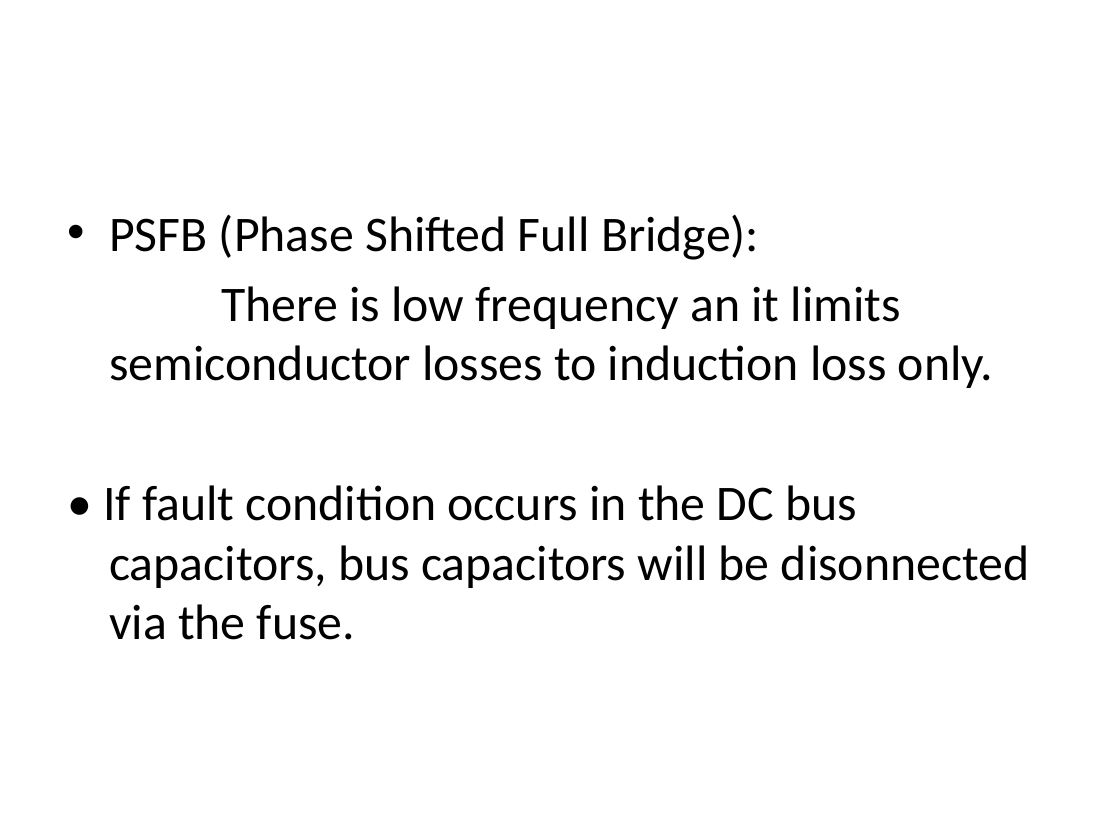
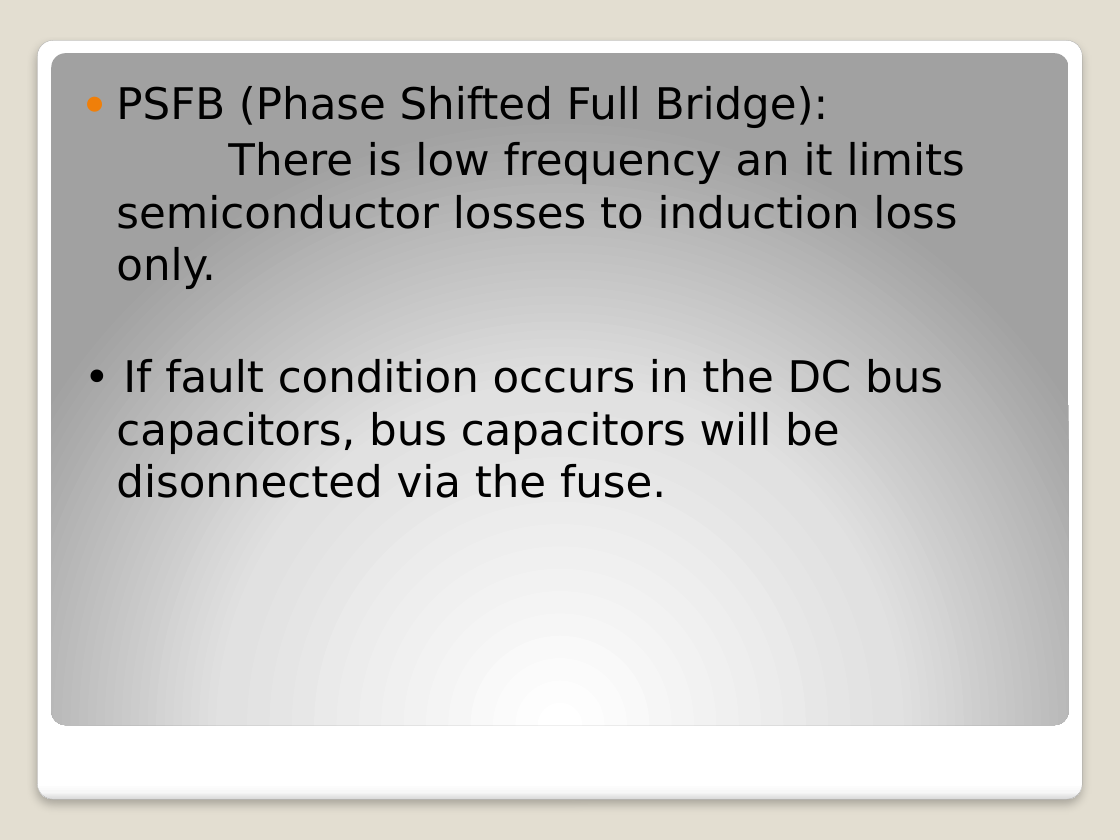
Before and after one commit to MehmetEralpKose/Star, a slide deck: slide 15 of 50 kW Integrated Fault toerant Permanent Magnet Machine.pptx (slide 14 before the commit). Drawn at 1120x840 pixels with LibreOffice and Linux fonts; fonts in the diff are those of the drawing. Boxes give left, top, right and bottom in pixels: in the first picture for what was removed or moved away, otherwise in the second. Text is boxed around its words. In the diff, an @@ line names an element or a change of style, - is before the commit and + after.

```diff
--- a/50 kW Integrated Fault toerant Permanent Magnet Machine.pptx
+++ b/50 kW Integrated Fault toerant Permanent Magnet Machine.pptx
@@ background #FFFFFF to #E3DED1 @@
@@ rounded rectangle added at (x1=37, y1=40, x2=1082, y2=800), fill gradient #FFFFFF to #F7F7F7 to #DADADA, outline #A4A4A4 0.16 pt @@
@@ rounded rectangle added at (x1=52, y1=53, x2=1068, y2=725), fill gradient #FFFFFF to #E1E1E1 to #A2A2A2 @@
@@ text "PSFB (Phase Shifted Full Bridge):" moved from (x1=103, y1=215, x2=1029, y2=640) to (x1=116, y1=86, x2=965, y2=498) @@
@@ text "PSFB (Phase Shifted Full Bridge):" at (x1=116, y1=86, x2=965, y2=498): size 32 to 28 pt, font Calibri to DejaVu Sans; bullet • to ●; less space between paragraphs; indent changed @@
```
Also in this commit, not shown: 22 other slides changed, 6 slides added, 9 other files.
